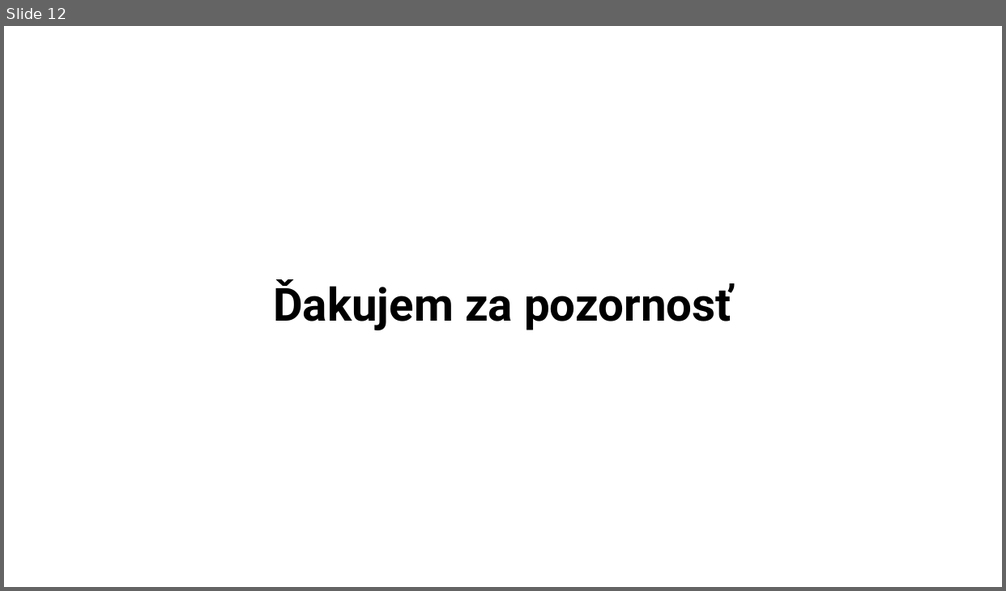
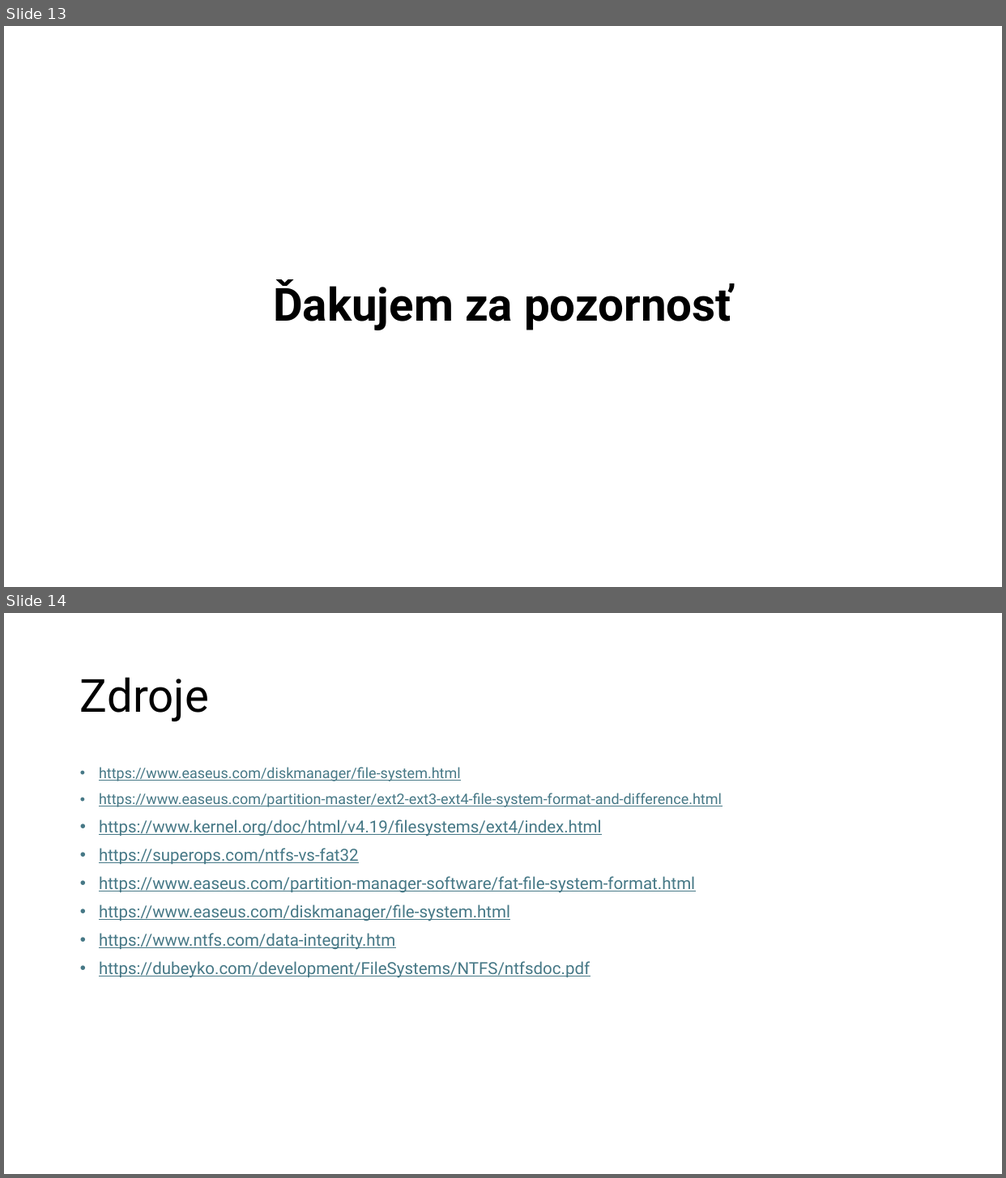
Before and after one commit to MeheheCedy22/PIB, a slide deck: ProgressReport1-Cederle-Marek.pptx. Shown one above the other, each under a label of ours: slide 12 before the commit, slides 13 and 14 after it. The pictures are 1006x591 and 1006x1178 pixels, drawn with LibreOffice and Linux fonts; fonts in the diff are those of the drawing. Boxes give left, top, right and bottom in pixels: in the first picture for what was removed or moved away, otherwise in the second. Text is boxed around its words. In the diff, an @@ line names an element or a change of style, - is before the commit and + after.

```diff
--- a/ProgressReport1-Cederle-Marek.pptx
+++ b/ProgressReport1-Cederle-Marek.pptx
@@ slide 14 added at (x1=4, y1=613, x2=1002, y2=1174), background #FFFFFF @@
@@ title added at (x1=80, y1=677, x2=209, y2=722), 44 pt, text #000000 @@
+Zdroje
@@ text added at (x1=99, y1=767, x2=722, y2=978), 16 pt, text #467886, underline @@
+• https://www.easeus.com/diskmanager/file-system.html
+• https://www.easeus.com/partition-master/ext2-ext3-ext4-file-system-format-and-difference.html
+• https://www.kernel.org/doc/html/v4.19/filesystems/ext4/index.html
+• https://superops.com/ntfs-vs-fat32
+• https://www.easeus.com/partition-manager-software/fat-file-system-format.html
+• https://www.easeus.com/diskmanager/file-system.html
+• https://www.ntfs.com/data-integrity.htm
+• https://dubeyko.com/development/FileSystems/NTFS/ntfsdoc.pdf
@@ what was slide 12 is now slide 13 @@
```
Also in this commit, not shown: 1 other slide added, 1 other file.
